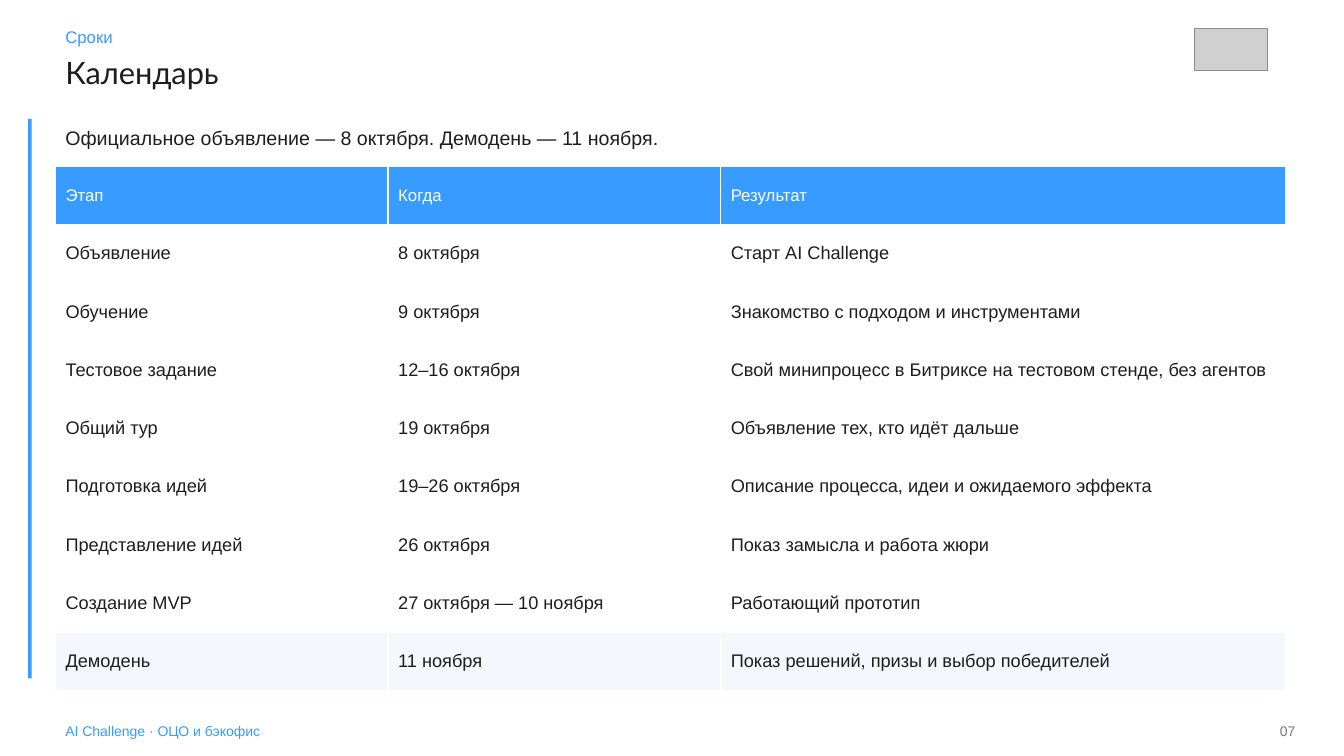
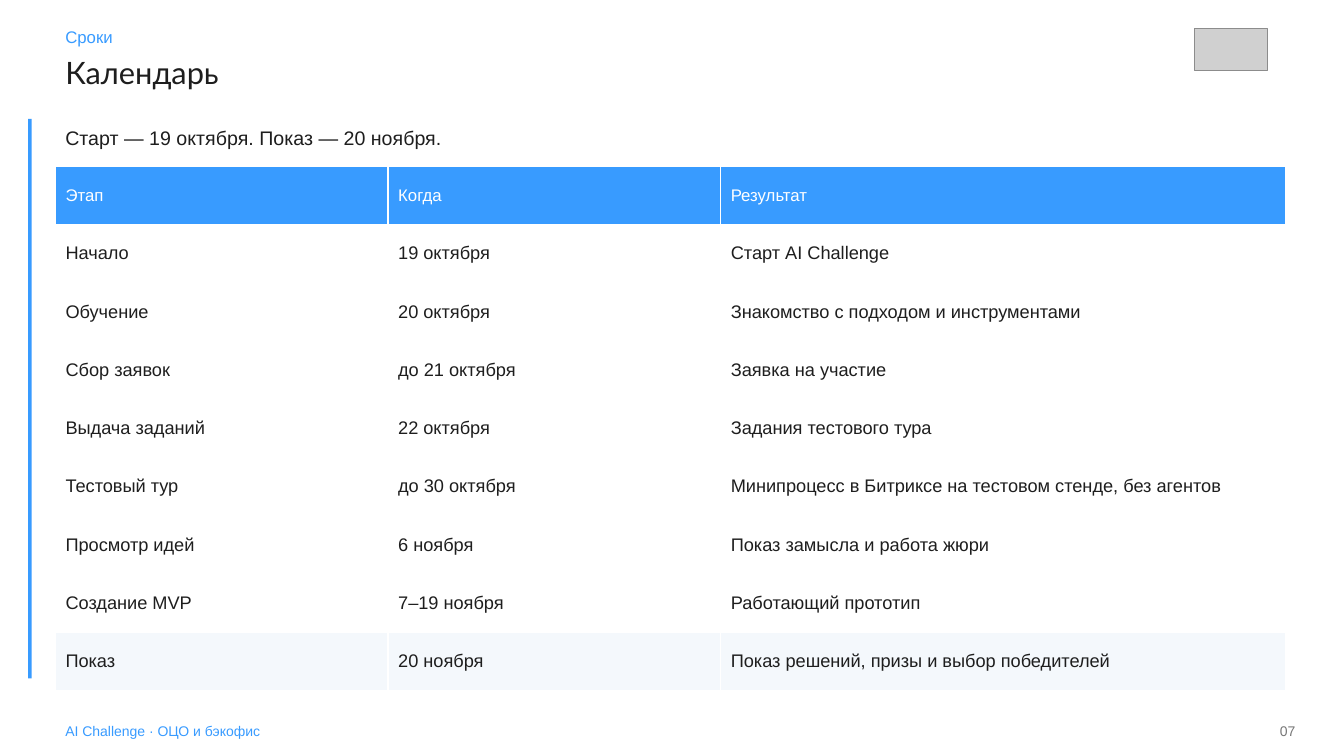
Before and after one commit to Nikisheva/html_krit, a slide deck: slide 7 of AI Challenge.pptx. Drawn at 1344x756 pixels with LibreOffice and Linux fonts; fonts in the diff are those of the drawing; grey boxes stand for pictures. Boxes give left, top, right and bottom in pixels: in the first picture for what was removed or moved away, otherwise in the second. Text is boxed around its words. In the diff, an @@ line names an element or a change of style, - is before the commit and + after.

```diff
--- a/AI Challenge.pptx
+++ b/AI Challenge.pptx
@@ text at bbox=[65, 130, 441, 149]: text changed @@
-Официальное объявление — 8 октября. Демодень — 11 ноября.
+Старт — 19 октября. Показ — 20 ноября.
@@ table at bbox=[55, 166, 1286, 691] @@
-row 2, column 1: Объявление
+row 2, column 1: Начало
-row 2, column 2: 8 октября
+row 2, column 2: 19 октября
-row 3, column 2: 9 октября
+row 3, column 2: 20 октября
-row 4: Тестовое задание | 12–16 октября | Свой минипроцесс в Битриксе на тестовом стенде, без агентов
+row 4: Сбор заявок | до 21 октября | Заявка на участие
-row 5: Общий тур | 19 октября | Объявление тех, кто идёт дальше
+row 5: Выдача заданий | 22 октября | Задания тестового тура
-row 6: Подготовка идей | 19–26 октября | Описание процесса, идеи и ожидаемого эффекта
+row 6: Тестовый тур | до 30 октября | Минипроцесс в Битриксе на тестовом стенде, без агентов
-row 7, column 1: Представление идей
+row 7, column 1: Просмотр идей
-row 7, column 2: 26 октября
+row 7, column 2: 6 ноября
-row 8, column 2: 27 октября — 10 ноября
+row 8, column 2: 7–19 ноября
-row 9, column 1: Демодень
+row 9, column 1: Показ
-row 9, column 2: 11 ноября
+row 9, column 2: 20 ноября
```
Also in this commit, not shown: 6 other slides changed, 6 other files.
